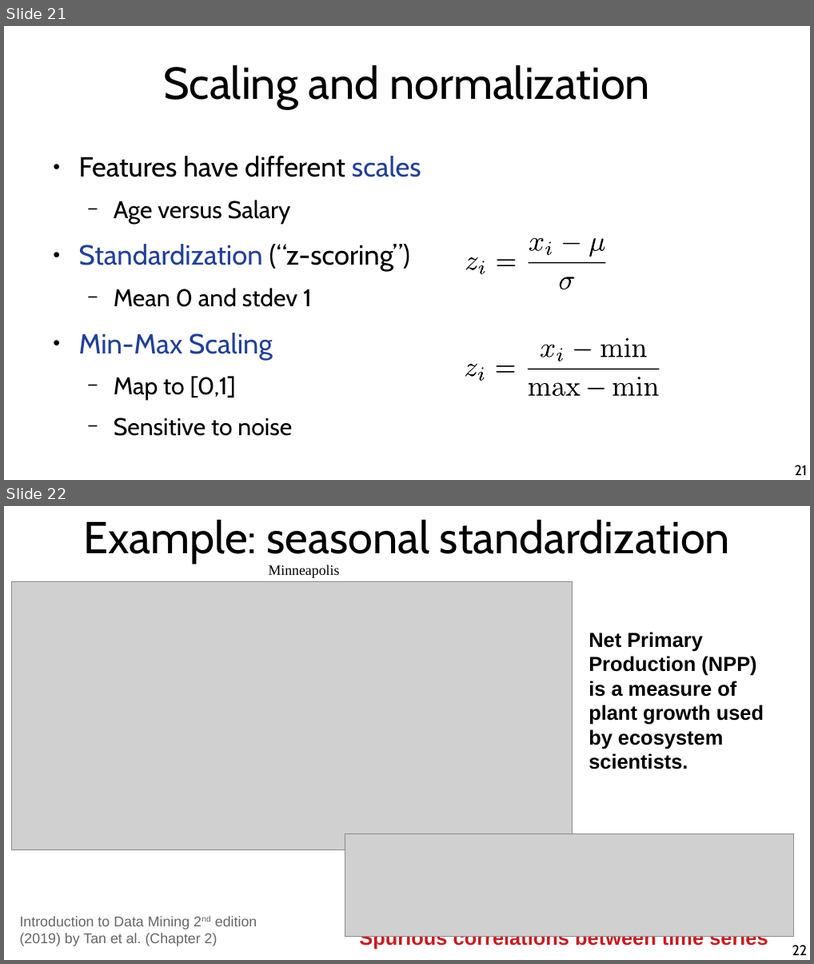
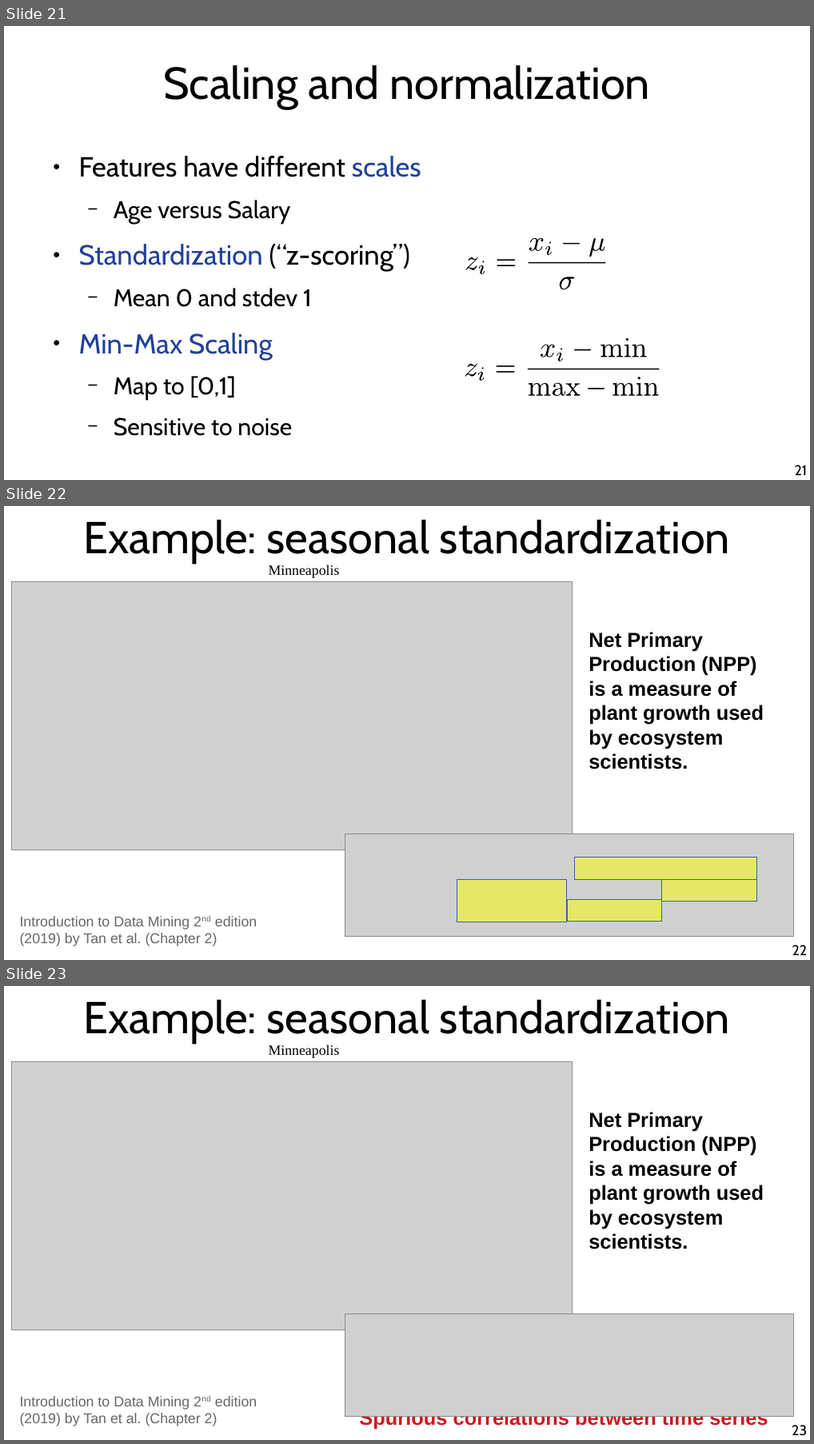
Before and after one commit to marco-calautti/data-mining-course, a slide deck: theory/odp/tt04_integration_cleaning.odp. Shown one above the other, each under a label of ours: slides 21 and 22 before the commit, slides 21, 22 and 23 after it. The pictures are 814x964 and 814x1444 pixels, drawn with LibreOffice and Linux fonts; fonts in the diff are those of the drawing; grey boxes stand for pictures. Boxes give left, top, right and bottom in pixels: in the first picture for what was removed or moved away, otherwise in the second. Text is boxed around its words. In the diff, an @@ line names an element or a change of style, - is before the commit and + after.

```diff
--- a/theory/odp/tt04_integration_cleaning.odp
+++ b/theory/odp/tt04_integration_cleaning.odp
@@ slide 22 added at [4,506,810,960], background #FFFFFF @@
@@ title added at [83,520,730,563], 44 pt, text #000000 @@
+Example: seasonal standardization
@@ text added at [269,564,340,578], 14 pt, text #000000 @@
+Minneapolis
@@ picture added at [11,582,573,850] @@
@@ text added at [589,632,764,769], 20 pt, text #000000, bold @@
+Net Primary Production (NPP) is a measure of plant growth used by ecosystem scientists.
@@ picture added at [345,834,794,936] @@
@@ rectangle added at [574,857,758,879], fill #FFFF00 at 50% opacity, outline #3465A4 0 pt @@
@@ rectangle added at [458,879,567,922], fill #FFFF00 at 50% opacity, outline #3465A4 0 pt @@
@@ rectangle added at [662,879,758,901], fill #FFFF00 at 50% opacity, outline #3465A4 0 pt @@
@@ rectangle added at [567,900,662,922], fill #FFFF00 at 50% opacity, outline #3465A4 0 pt @@
@@ text added at [20,916,257,946], 14 pt, text #666666 @@
+Introduction to Data Mining 2nd edition (2019) by Tan et al. (Chapter 2)
@@ page number added at [793,944,808,955], 14 pt, text #000000 @@
+22
@@ what was slide 22 is now slide 23 @@
@@ page number at [792,1424,807,1436]: text changed @@
-22
+23
```
Also in this commit, not shown: 1 other file.
